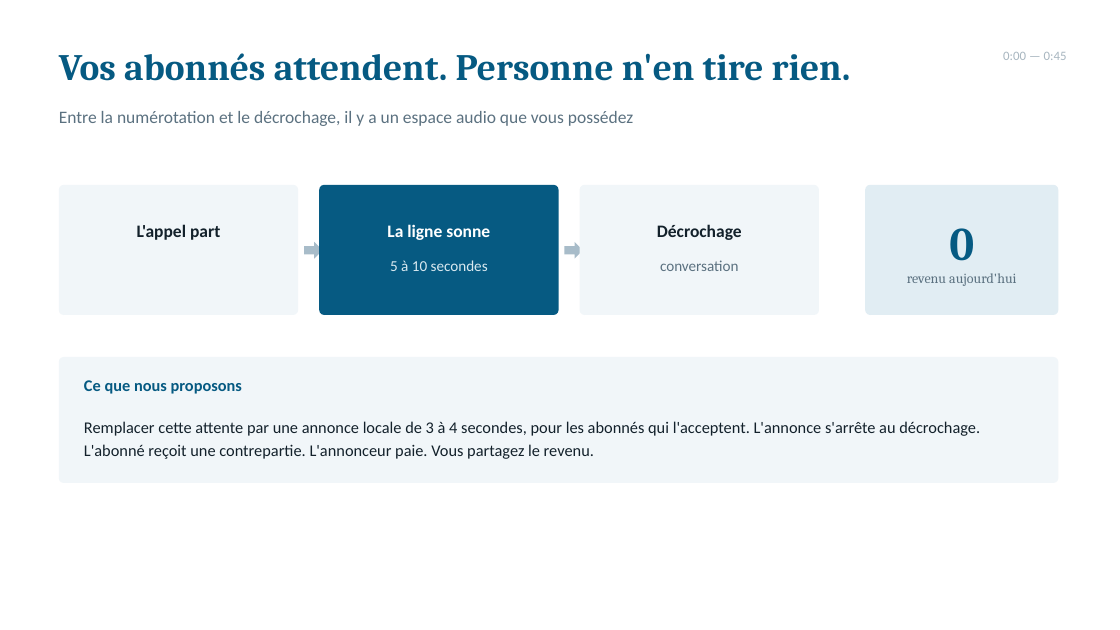
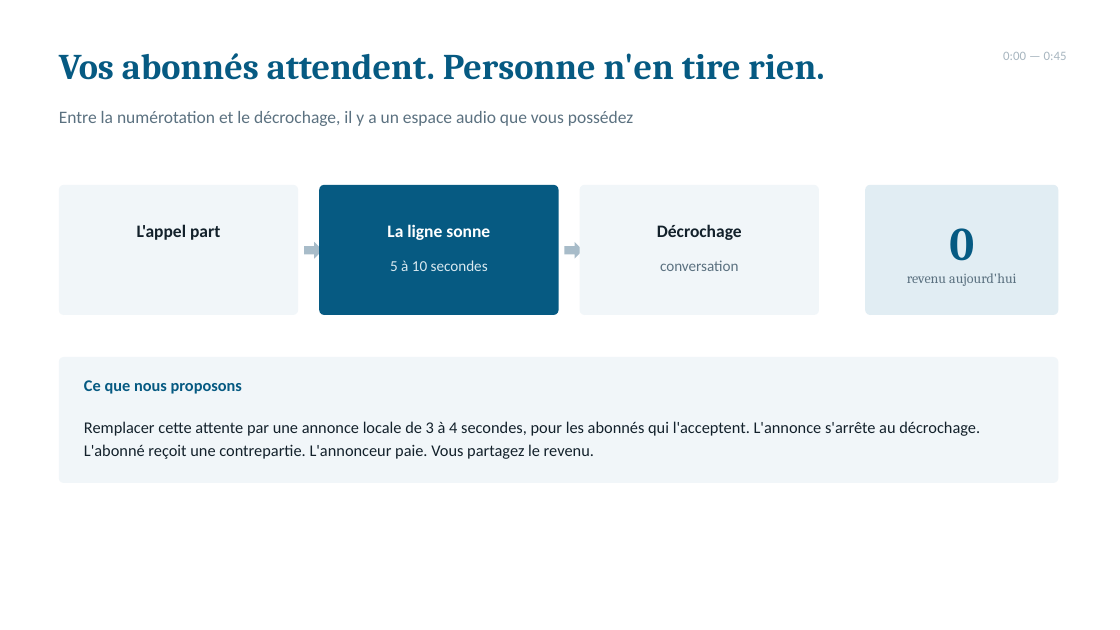
Before and after one commit to techres2boost/mms-consulting, a slide deck: slide 2 of docs/presentation/Call_Com_Orange_Premiere_Rencontre_5min.pptx. Drawn at 1120x630 pixels with LibreOffice and Linux fonts; fonts in the diff are those of the drawing. Boxes give left, top, right and bottom in pixels: in the first picture for what was removed or moved away, otherwise in the second. Text is boxed around its words. In the diff, an @@ line names an element or a change of style, - is before the commit and + after.

```diff
--- a/docs/presentation/Call_Com_Orange_Premiere_Rencontre_5min.pptx
+++ b/docs/presentation/Call_Com_Orange_Premiere_Rencontre_5min.pptx
@@ text "Vos abonnés attendent. Personne n'en ..." at [59, 53, 824, 80]: size 32 to 31 pt @@
```
Also in this commit, not shown: 5 other slides changed, 3 slides added, 3 slides removed, 6 other files.
